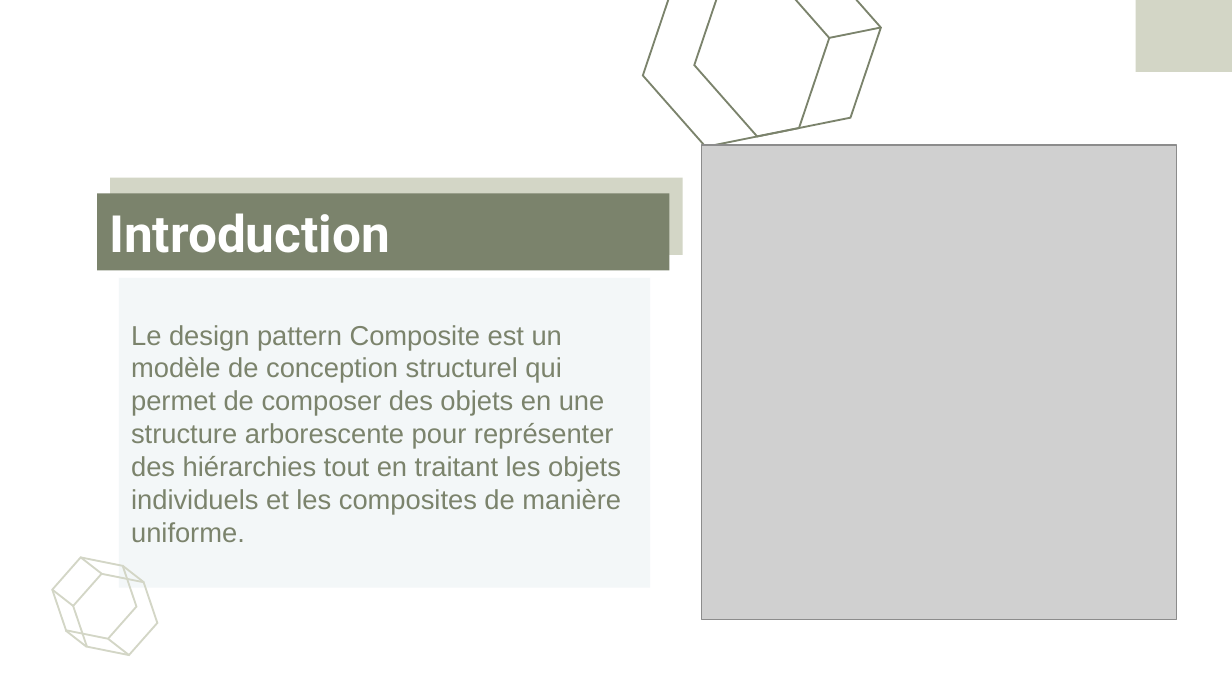
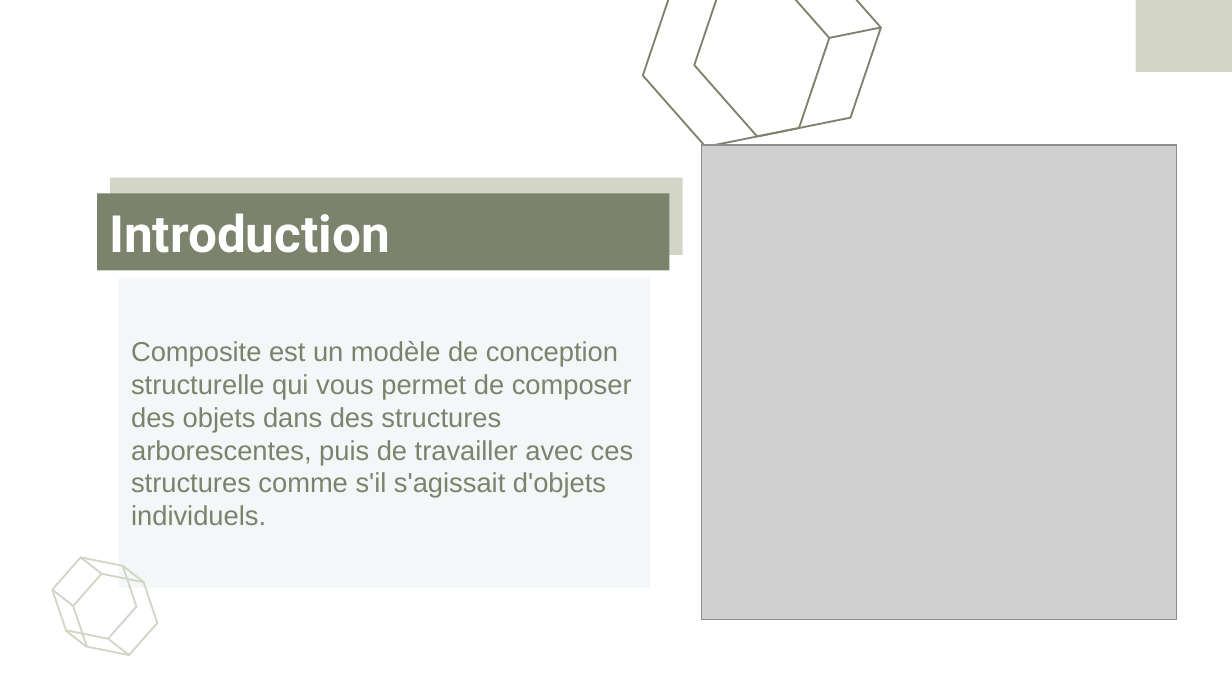
Before and after one commit to Abdelkarim-01/sdesign-pattern, a slide deck: slide 13 of DesignPatternsJEE1.pptx. Drawn at 1232x693 pixels with LibreOffice and Linux fonts; fonts in the diff are those of the drawing; grey boxes stand for pictures. Boxes give left, top, right and bottom in pixels: in the first picture for what was removed or moved away, otherwise in the second. Text is boxed around its words. In the diff, an @@ line names an element or a change of style, - is before the commit and + after.

```diff
--- a/DesignPatternsJEE1.pptx
+++ b/DesignPatternsJEE1.pptx
@@ text at [131, 341, 634, 525]: text changed @@
-Le design pattern Composite est un modèle de conception structurel qui permet de composer des objets en une structure arborescente pour représenter des hiérarchies tout en traitant les objets individuels et les composites de manière uniforme.
+Composite est un modèle de conception structurelle qui vous permet de composer des objets dans des structures arborescentes, puis de travailler avec ces structures comme s'il s'agissait d'objets individuels.
```
Also in this commit, not shown: 7 other slides changed, 1 slide added.
